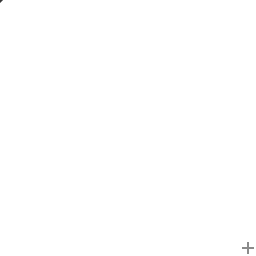
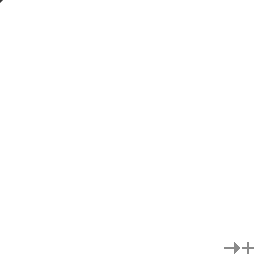
Layer changes from the first 256x256 image to the second:
painted on "Background" over [224, 242, 240, 254]
